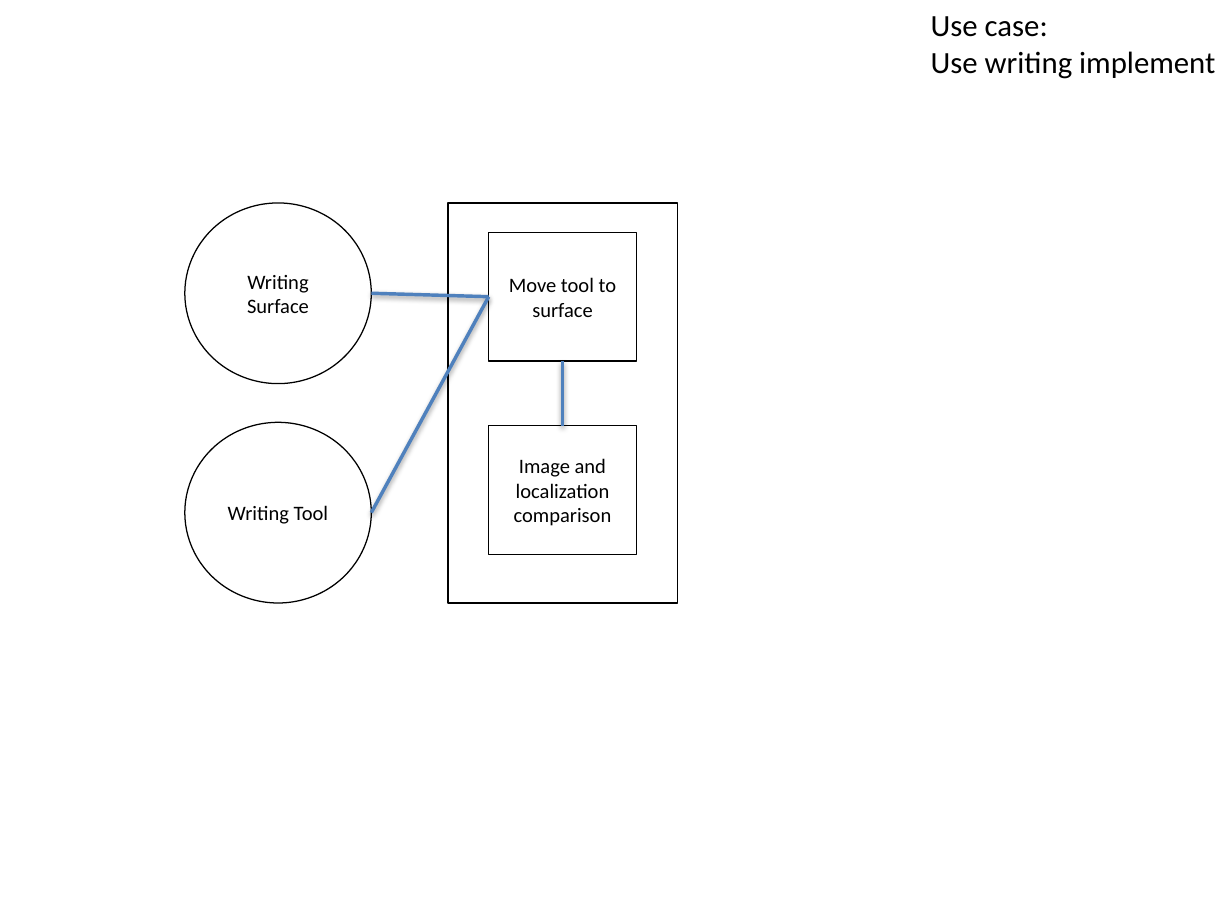
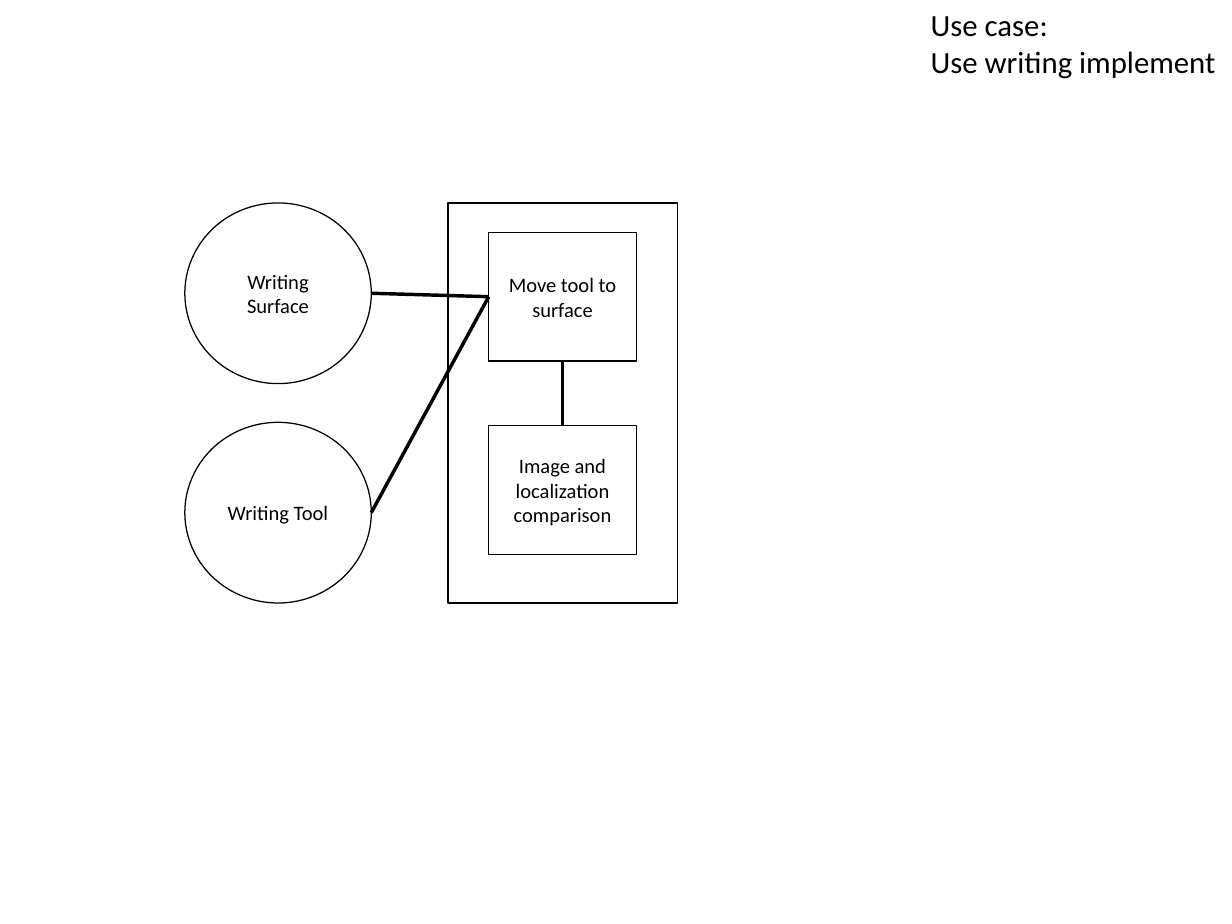
Before and after one commit to rachelholladay/robotics_capstone, a slide deck: slide 4 of requirements/examples/model_template.pptx. Drawn at 1232x924 pixels with LibreOffice and Linux fonts; fonts in the diff are those of the drawing. Boxes give left, top, right and bottom in pixels: in the first picture for what was removed or moved away, otherwise in the second. Text is boxed around its words. In the diff, an @@ line names an element or a change of style, - is before the commit and + after.

```diff
--- a/requirements/examples/model_template.pptx
+++ b/requirements/examples/model_template.pptx
@@ line (371, 293) - (489, 297): stroke #4F81BD 2 pt to #000000 2 pt @@
@@ line (371, 513) - (489, 297): stroke #4F81BD 2 pt to #000000 2 pt @@
@@ line (563, 425) - (563, 361): stroke #4F81BD 2 pt to #000000 2 pt @@
```
Also in this commit, not shown: 1 other file.
